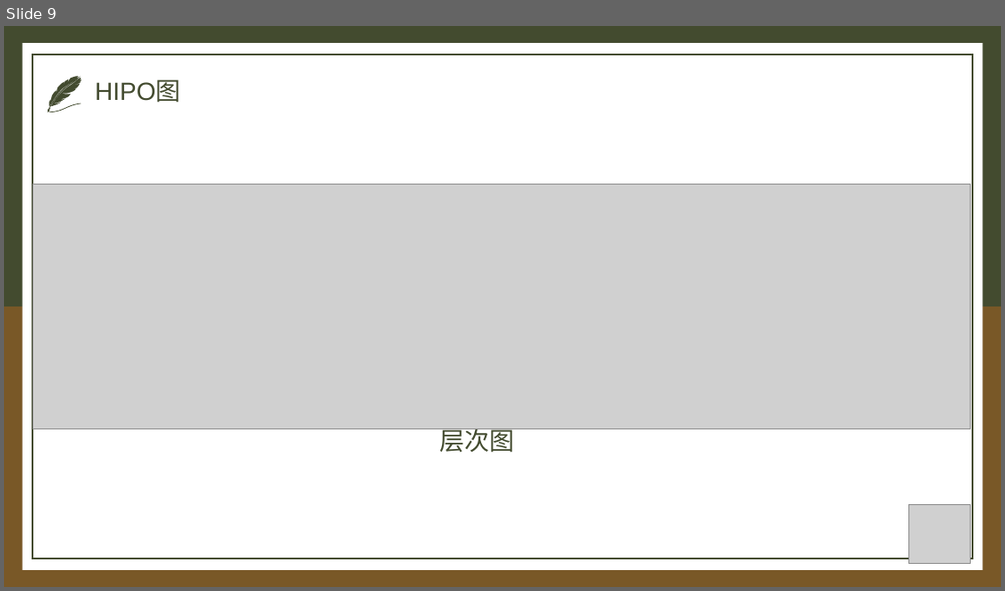
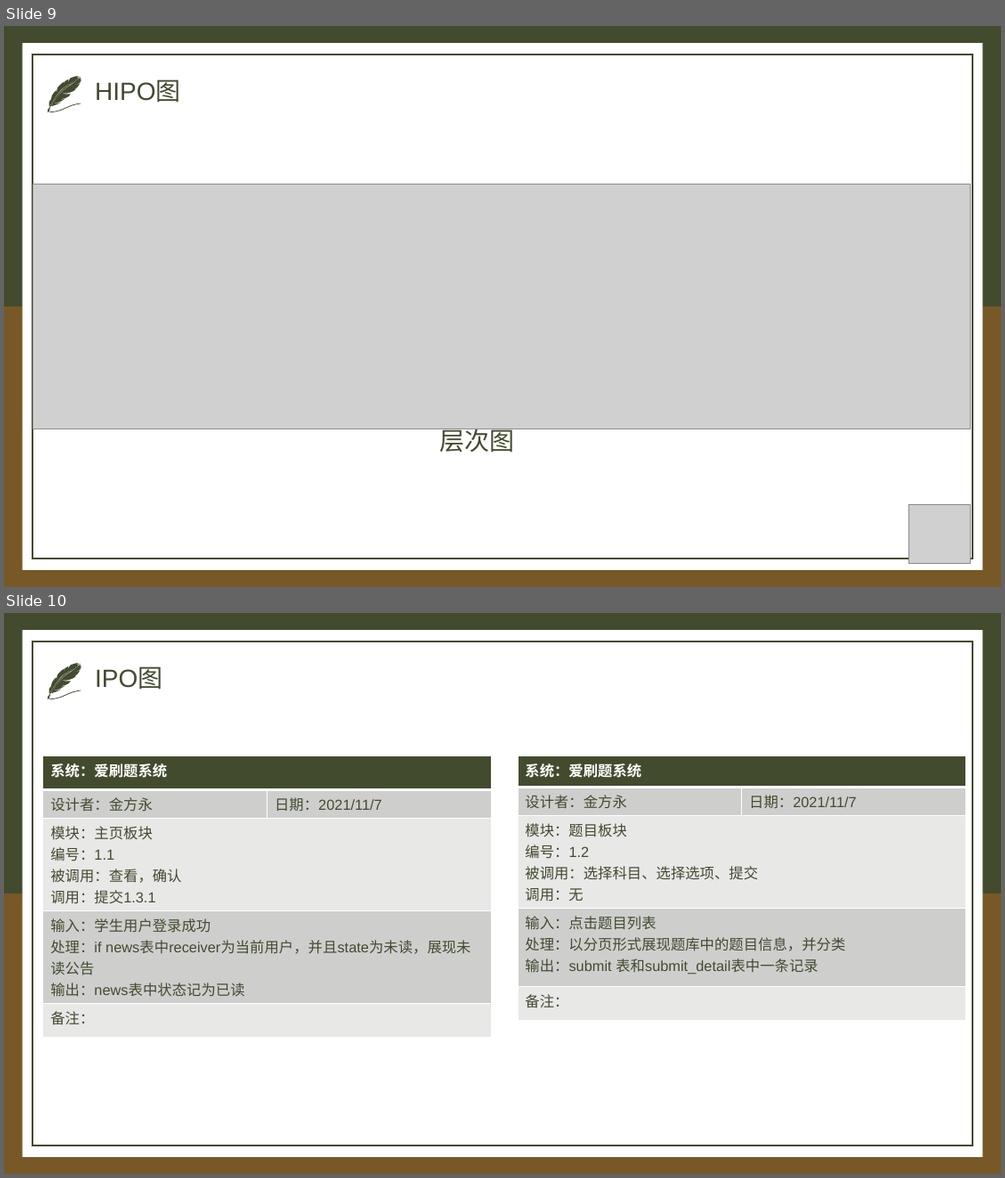
Before and after one commit to IHaoT/aishuati.document, a slide deck: SE2021-G003-总体设计/SE2021-G003-总体设计.pptx. Shown one above the other, each under a label of ours: slide 9 before the commit, slides 9 and 10 after it. The pictures are 1005x591 and 1005x1178 pixels, drawn with LibreOffice and Linux fonts; fonts in the diff are those of the drawing; grey boxes stand for pictures. Boxes give left, top, right and bottom in pixels: in the first picture for what was removed or moved away, otherwise in the second. Text is boxed around its words. In the diff, an @@ line names an element or a change of style, - is before the commit and + after.

```diff
--- a/SE2021-G003-总体设计/SE2021-G003-总体设计.pptx
+++ b/SE2021-G003-总体设计/SE2021-G003-总体设计.pptx
@@ slide 10 added at [4, 613, 1001, 1174], background #FFFFFF; not listed: 5 template elements that a slide beside it also shows @@
@@ title added at [95, 667, 162, 690], 24 pt, text #434B2F @@
+IPO图
@@ table added at [43, 755, 492, 1029], 5 rows, 2 columns @@
+系统：爱刷题系统 | 
+设计者：金方永 | 日期：2021/11/7
+模块：主页板块 / 编号：1.1 / 被调用：查看，确认 / 调用：提交1.3.1 | 
+输入：学生用户登录成功 / 处理：if news表中receiver为当前用户，并且state为未读，展现未读公告 / 输出：news表中状态记为已读 | 
+备注： | 
@@ table added at [518, 755, 966, 1012], 5 rows, 2 columns @@
+系统：爱刷题系统 | 
+设计者：金方永 | 日期：2021/11/7
+模块：题目板块 / 编号：1.2 / 被调用：选择科目、选择选项、提交 / 调用：无 | 
+输入：点击题目列表 / 处理：以分页形式展现题库中的题目信息，并分类 / 输出：submit 表和submit_detail表中一条记录 | 
+备注： | 
```
Also in this commit, not shown: 5 slides changed, 3 other slides added, 2 slides removed, 2 other files.
